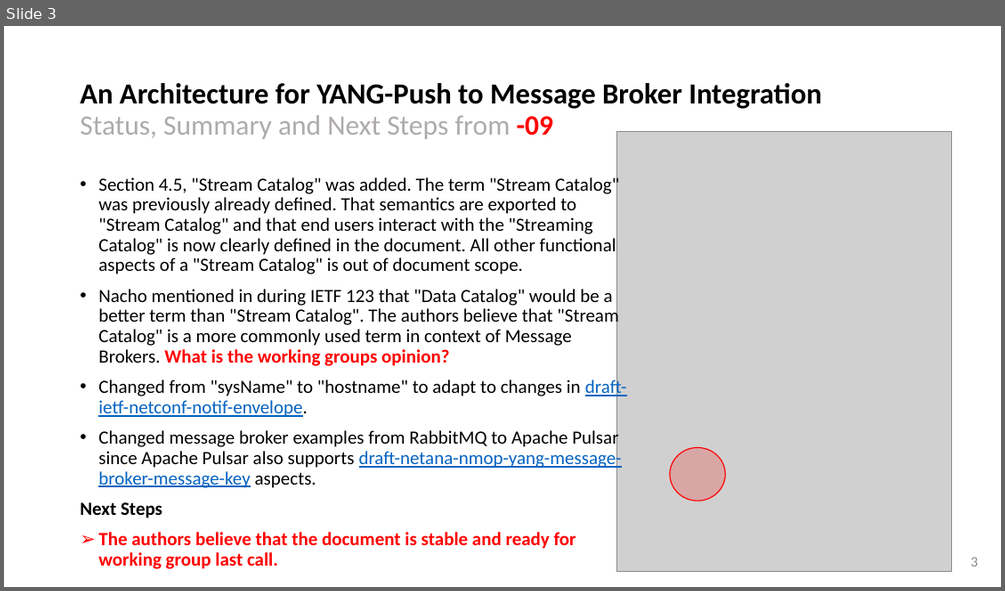
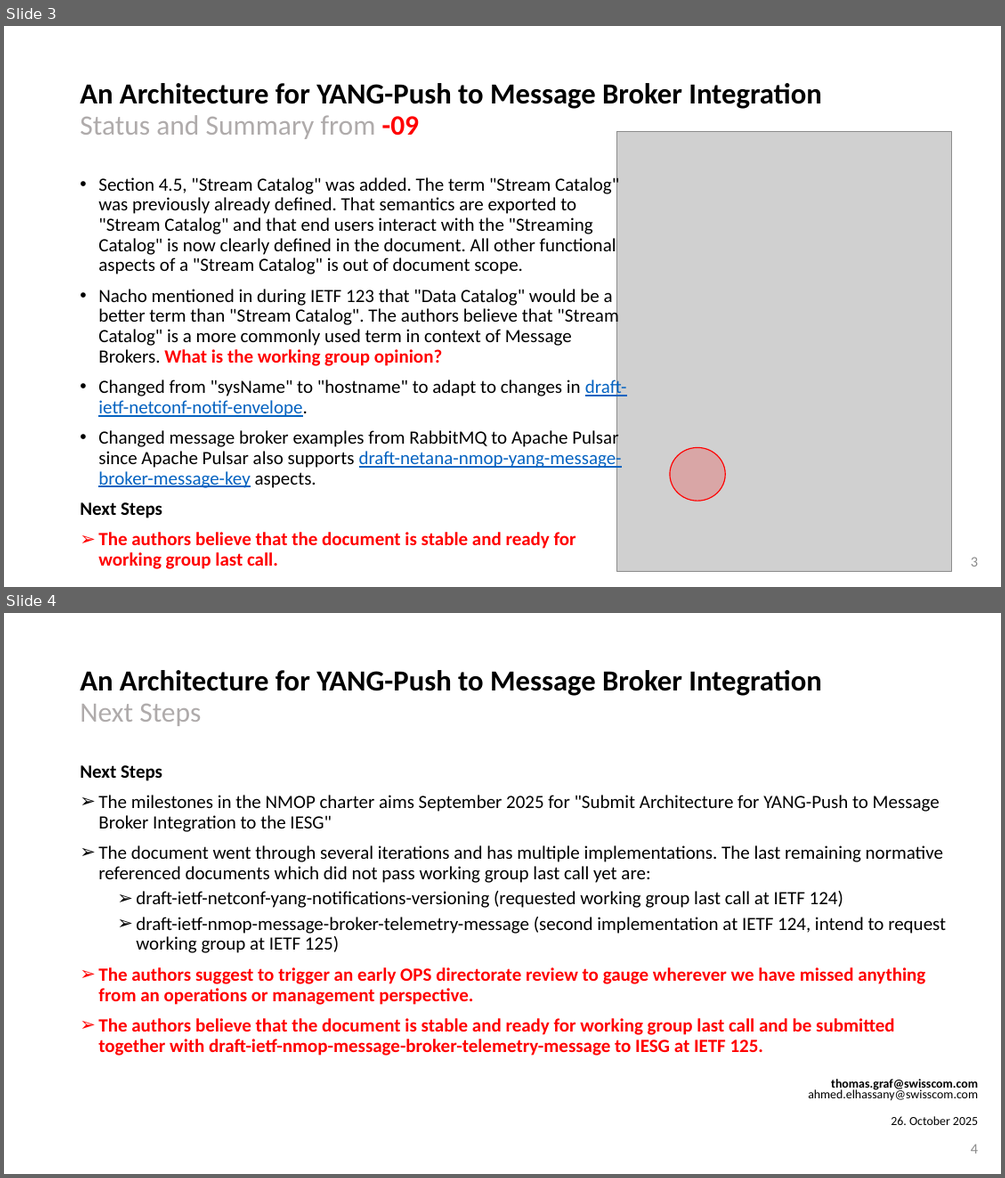
Before and after one commit to network-analytics/ietf-network-analytics-document-status, a slide deck: 124/NMOP/draft-ietf-nmop-yang-message-broker-integration-09.pptx. Shown one above the other, each under a label of ours: slide 3 before the commit, slides 3 and 4 after it. The pictures are 1005x591 and 1005x1178 pixels, drawn with LibreOffice and Linux fonts; fonts in the diff are those of the drawing; grey boxes stand for pictures. Boxes give left, top, right and bottom in pixels: in the first picture for what was removed or moved away, otherwise in the second. Text is boxed around its words. In the diff, an @@ line names an element or a change of style, - is before the commit and + after.

```diff
--- a/124/NMOP/draft-ietf-nmop-yang-message-broker-integration-09.pptx
+++ b/124/NMOP/draft-ietf-nmop-yang-message-broker-integration-09.pptx
@@ slide 4 added at <box>4,613,1001,1174</box>, background #FFFFFF @@
@@ title added at <box>80,670,822,726</box>, 28 pt, text #000000, bold @@
+An Architecture for YANG-Push to Message Broker Integration
+Next Steps
@@ text added at <box>80,765,946,1055</box>, 18 pt, text #000000 @@
+Next Steps
+➢ The milestones in the NMOP charter aims September 2025 for "Submit Architecture for YANG-Push to Message Broker Integration to the IESG"
+➢ The document went through several iterations and has multiple implementations. The last remaining normative referenced documents which did not pass working group last call yet are:
+  ➢ draft-ietf-netconf-yang-notifications-versioning (requested working group last call at IETF 124)
+  ➢ draft-ietf-nmop-message-broker-telemetry-message (second implementation at IETF 124, intend to request working group at IETF 125)
+➢ The authors suggest to trigger an early OPS directorate review to gauge wherever we have missed anything from an operations or management perspective.
+➢ The authors believe that the document is stable and ready for working group last call and be submitted together with draft-ietf-nmop-message-broker-telemetry-message to IESG at IETF 125.
@@ text added at <box>808,1078,978,1125</box>, 11.9 pt, text #000000 @@
+thomas.graf@swisscom.com
+ahmed.elhassany@swisscom.com
+26. October 2025
@@ page number added at <box>971,1143,978,1153</box>, 14 pt, text #8C8C8C @@
+4
@@ slide 3 changed as well @@
@@ title at <box>80,83,822,139</box>: text changed @@
-An Architecture for YANG-Push to Message Broker Integration
-Status, Summary and Next Steps from -09
+An Architecture for YANG-Push to Message Broker Integration
+Status and Summary from -09
@@ text at <box>98,289,618,366</box>: text changed @@
-• Nacho mentioned in during IETF 123 that "Data Catalog" would be a better term than "Stream Catalog". The authors believe that "Stream Catalog" is a more commonly used term in context of Message Brokers. What is the working groups opinion?
+• Nacho mentioned in during IETF 123 that "Data Catalog" would be a better term than "Stream Catalog". The authors believe that "Stream Catalog" is a more commonly used term in context of Message Brokers. What is the working group opinion?
```
Also in this commit, not shown: 2 other slides changed, 12 other files.
